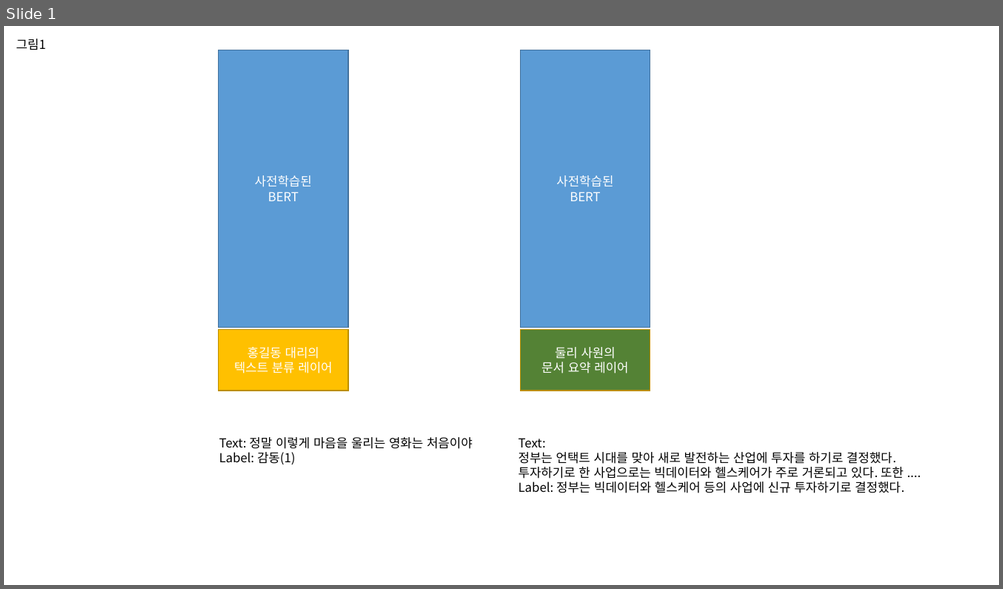
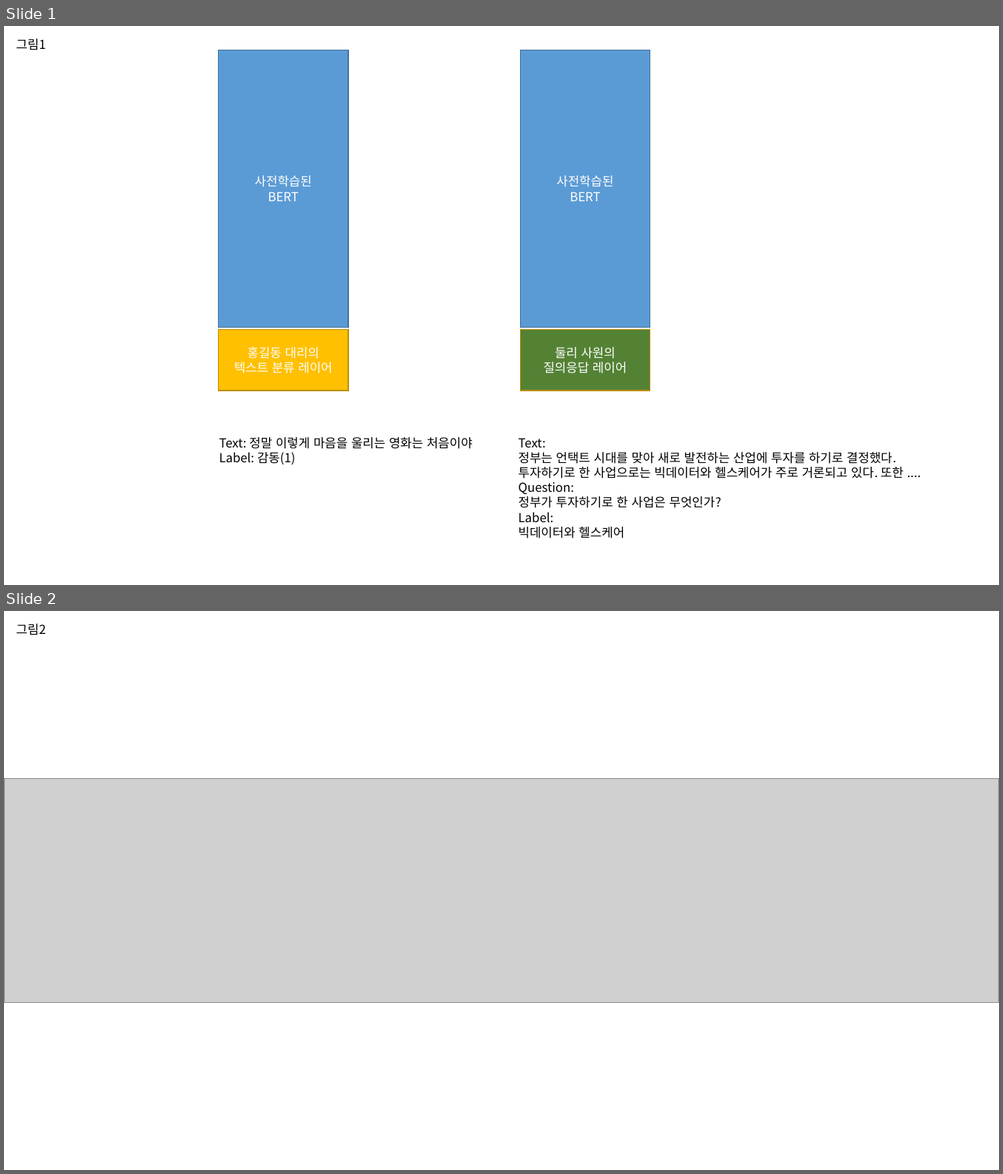
Before and after one commit to jinkilee/hello-transformer, a slide deck: draft/chapter5.pptx. Shown one above the other, each under a label of ours: slide 1 before the commit, slides 1 and 2 after it. The pictures are 1003x589 and 1003x1174 pixels, drawn with LibreOffice and Linux fonts; fonts in the diff are those of the drawing; grey boxes stand for pictures. Boxes give left, top, right and bottom in pixels: in the first picture for what was removed or moved away, otherwise in the second. Text is boxed around its words. In the diff, an @@ line names an element or a change of style, - is before the commit and + after.

```diff
--- a/draft/chapter5.pptx
+++ b/draft/chapter5.pptx
@@ slide 2 added at <box>4,611,999,1170</box>, background #FFFFFF @@
@@ text added at <box>16,624,45,635</box>, 12 pt, text #000000 @@
+그림2
@@ picture added at <box>4,779,999,1003</box> @@
@@ slide 1 changed as well @@
@@ text in rectangle at <box>543,362,626,374</box>: text changed @@
-문서 요약 레이어
+질의응답 레이어
@@ text at <box>518,483,721,539</box>: text changed @@
-Label: 정부는 빅데이터와 헬스케어 등의 사업에 신규 투자하기로 결정했다.
+Question:
+정부가 투자하기로 한 사업은 무엇인가?
+Label:
+빅데이터와 헬스케어
```
Also in this commit, not shown: 1 other slide added, 1 other file.
